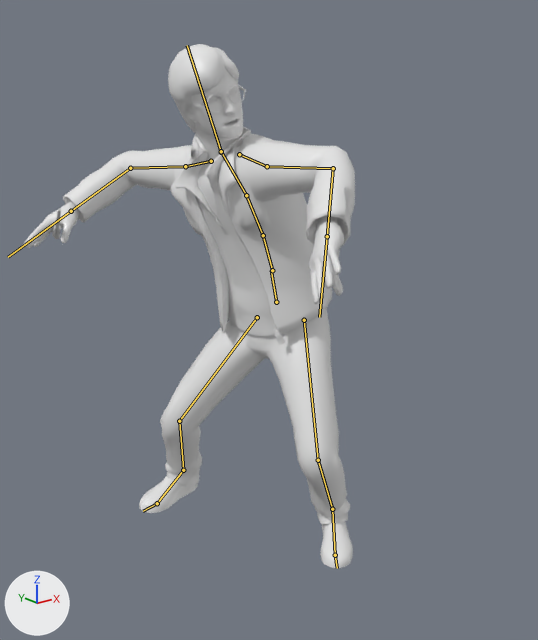
Two versions of the FBX model public/models/cast2.fbx, one commit apart.
Before and after are seen from a 50 mm lens placed at (-1.55, -2.0, 1.55), pointed at (-0.13, -0.23, 0.84). The axes (+X, +Y, +Z) are drawn at lower left. The lights are the same throughout. The picture after the commit comes second. Both versions are drawn at frame 29 of the action 'mixamo.com'; the numbers are the values there. The bones that change, and the others that lie on the model, are drawn over the model as lines.
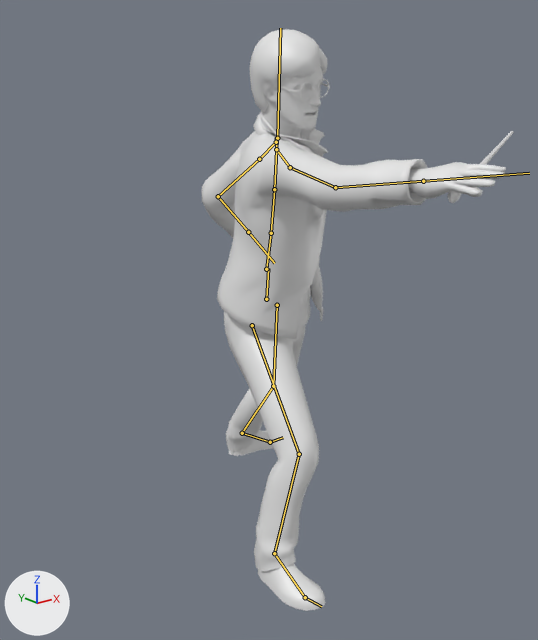
Patch to the scene script:
```diff
--- a/public/models/cast2.fbx.py
+++ b/public/models/cast2.fbx.py
@@ bone_mixamorig_hips @@
 bone_mixamorig_hips = bpy.data.objects['Armature'].pose.bones['mixamorig:Hips']
-bone_mixamorig_hips.location = (1.2, -13.8, 16.2)
-bone_mixamorig_hips.rotation_quaternion = (0.799, 0.005, -0.595, 0.086)  # degrees (-18, -72, 25)
+bone_mixamorig_hips.location = (0.2, -13.5, 11.8)
+bone_mixamorig_hips.rotation_quaternion = (0.971, 0.075, 0.222, 0.035)  # degrees (10, 25, 6)
@@ bone_mixamorig_spine @@
 bone_mixamorig_spine = bpy.data.objects['Armature'].pose.bones['mixamorig:Spine']  # child of 'mixamorig:Hips'
-bone_mixamorig_spine.rotation_quaternion = (0.996, 0.092, -0.016, 0.011)  # degrees (10, -2, 1)
+bone_mixamorig_spine.rotation_quaternion = (0.987, 0.047, 0.156, -0.017)  # degrees (5, 18, -1)
@@ bone_mixamorig_spine1 @@
 bone_mixamorig_spine1 = bpy.data.objects['Armature'].pose.bones['mixamorig:Spine1']  # child of 'mixamorig:Spine'
-bone_mixamorig_spine1.rotation_quaternion = (0.997, 0.062, -0.031, 0.026)  # degrees (7, -4, 3)
+bone_mixamorig_spine1.rotation_quaternion = (0.999, -0.016, 0.048, -0.002)  # degrees (-2, 6, 0)
@@ bone_mixamorig_spine2 @@
 bone_mixamorig_spine2 = bpy.data.objects['Armature'].pose.bones['mixamorig:Spine2']  # child of 'mixamorig:Spine1'
-bone_mixamorig_spine2.rotation_quaternion = (0.997, 0.062, -0.031, 0.026)  # degrees (7, -4, 3)
+bone_mixamorig_spine2.rotation_quaternion = (1.0, -0.014, 0.018, -0.002)  # degrees (-2, 2, 0)
@@ bone_mixamorig_neck @@
 bone_mixamorig_neck = bpy.data.objects['Armature'].pose.bones['mixamorig:Neck']  # child of 'mixamorig:Spine2'
-bone_mixamorig_neck.rotation_quaternion = (0.941, -0.092, 0.295, 0.138)  # degrees (-6, 35, 15)
+bone_mixamorig_neck.rotation_quaternion = (0.983, 0.092, -0.107, 0.121)  # degrees (9, -13, 13)
@@ bone_mixamorig_head @@
 bone_mixamorig_head = bpy.data.objects['Armature'].pose.bones['mixamorig:Head']  # child of 'mixamorig:Neck'
-bone_mixamorig_head.rotation_quaternion = (0.912, 0.123, 0.342, -0.192)  # degrees (7, 42, -21)
+bone_mixamorig_head.rotation_quaternion = (0.951, -0.158, -0.263, -0.026)  # degrees (-19, -31, 2)
@@ bone_mixamorig_leftshoulder @@
 bone_mixamorig_leftshoulder = bpy.data.objects['Armature'].pose.bones['mixamorig:LeftShoulder']  # child of 'mixamorig:Spine2'
-bone_mixamorig_leftshoulder.rotation_quaternion = (0.987, -0.033, 0.009, 0.159)  # degrees (-4, 2, 18)
+bone_mixamorig_leftshoulder.rotation_quaternion = (0.972, 0.156, 0.065, -0.165)  # degrees (17, 10, -18)
@@ bone_mixamorig_leftarm @@
 bone_mixamorig_leftarm = bpy.data.objects['Armature'].pose.bones['mixamorig:LeftArm']  # child of 'mixamorig:LeftShoulder'
-bone_mixamorig_leftarm.rotation_quaternion = (0.981, 0.071, -0.115, -0.141)  # degrees (10, -12, -17)
+bone_mixamorig_leftarm.rotation_quaternion = (0.951, 0.282, 0.021, -0.124)  # degrees (32, 6, -13)
@@ bone_mixamorig_leftforearm @@
 bone_mixamorig_leftforearm = bpy.data.objects['Armature'].pose.bones['mixamorig:LeftForeArm']  # child of 'mixamorig:LeftArm'
-bone_mixamorig_leftforearm.rotation_quaternion = (0.733, -0.018, 0.448, 0.512)  # degrees (36, 42, 84)
+bone_mixamorig_leftforearm.rotation_quaternion = (0.87, -0.041, 0.047, 0.49)  # degrees (-1, 7, 59)
@@ bone_mixamorig_rightshoulder @@
 bone_mixamorig_rightshoulder = bpy.data.objects['Armature'].pose.bones['mixamorig:RightShoulder']  # child of 'mixamorig:Spine2'
-bone_mixamorig_rightshoulder.rotation_quaternion = (0.986, -0.153, -0.059, 0.016)  # degrees (-18, -6, 3)
+bone_mixamorig_rightshoulder.rotation_quaternion = (0.985, -0.08, -0.043, -0.145)  # degrees (-8, -6, -16)
@@ bone_mixamorig_rightarm @@
 bone_mixamorig_rightarm = bpy.data.objects['Armature'].pose.bones['mixamorig:RightArm']  # child of 'mixamorig:RightShoulder'
-bone_mixamorig_rightarm.rotation_quaternion = (0.956, 0.019, 0.274, -0.103)  # degrees (-1, 32, -13)
+bone_mixamorig_rightarm.rotation_quaternion = (0.948, 0.089, 0.287, -0.107)  # degrees (7, 34, -11)
@@ bone_mixamorig_rightforearm @@
 bone_mixamorig_rightforearm = bpy.data.objects['Armature'].pose.bones['mixamorig:RightForeArm']  # child of 'mixamorig:RightArm'
-bone_mixamorig_rightforearm.rotation_quaternion = (0.845, 0.316, 0.108, -0.418)  # degrees (30, 26, -45)
+bone_mixamorig_rightforearm.rotation_quaternion = (0.978, -0.004, -0.064, -0.197)  # degrees (1, -7, -23)
@@ bone_mixamorig_leftupleg @@
 bone_mixamorig_leftupleg = bpy.data.objects['Armature'].pose.bones['mixamorig:LeftUpLeg']  # child of 'mixamorig:Hips'
-bone_mixamorig_leftupleg.rotation_quaternion = (0.936, 0.304, -0.168, 0.058)  # degrees (36, -20, 0)
+bone_mixamorig_leftupleg.rotation_quaternion = (0.941, 0.025, -0.309, 0.137)  # degrees (-3, -36, 17)
@@ bone_mixamorig_leftleg @@
 bone_mixamorig_leftleg = bpy.data.objects['Armature'].pose.bones['mixamorig:LeftLeg']  # child of 'mixamorig:LeftUpLeg'
-bone_mixamorig_leftleg.rotation_quaternion = (0.833, -0.546, -0.066, -0.059)  # degrees (-66, -10, -2)
+bone_mixamorig_leftleg.rotation_quaternion = (0.975, -0.19, -0.103, 0.045)  # degrees (-23, -11, 7)
@@ bone_mixamorig_leftfoot @@
 bone_mixamorig_leftfoot = bpy.data.objects['Armature'].pose.bones['mixamorig:LeftFoot']  # child of 'mixamorig:LeftLeg'
-bone_mixamorig_leftfoot.rotation_quaternion = (0.972, 0.232, -0.029, -0.023)  # degrees (27, -3, -3)
+bone_mixamorig_leftfoot.rotation_quaternion = (0.963, 0.027, -0.241, -0.12)  # degrees (7, -27, -16)
@@ bone_mixamorig_rightupleg @@
 bone_mixamorig_rightupleg = bpy.data.objects['Armature'].pose.bones['mixamorig:RightUpLeg']  # child of 'mixamorig:Hips'
-bone_mixamorig_rightupleg.rotation_quaternion = (0.906, 0.348, 0.11, -0.215)  # degrees (38, 20, -20)
+bone_mixamorig_rightupleg.rotation_quaternion = (0.847, 0.451, 0.241, -0.143)  # degrees (56, 33, -2)
@@ bone_mixamorig_rightleg @@
 bone_mixamorig_rightleg = bpy.data.objects['Armature'].pose.bones['mixamorig:RightLeg']  # child of 'mixamorig:RightUpLeg'
-bone_mixamorig_rightleg.rotation_quaternion = (0.879, -0.449, -0.162, -0.007)  # degrees (-55, -17, 8)
+bone_mixamorig_rightleg.rotation_quaternion = (0.891, -0.437, -0.124, 0.01)  # degrees (-53, -12, 7)
@@ bone_mixamorig_rightfoot @@
 bone_mixamorig_rightfoot = bpy.data.objects['Armature'].pose.bones['mixamorig:RightFoot']  # child of 'mixamorig:RightLeg'
-bone_mixamorig_rightfoot.rotation_quaternion = (0.97, 0.185, 0.129, 0.095)  # degrees (23, 12, 14)
+bone_mixamorig_rightfoot.rotation_quaternion = (0.998, 0.035, 0.05, 0.022)  # degrees (4, 6, 3)
```

What differs and where, as boxes [x1, y1, x2, y2] in the pictures (538 x 640 px):
'Cube', posed (6% narrower, 11% taller)
    before: [22, 44, 355, 568]
    after: [202, 29, 514, 611]
bone 'mixamorig:Hips', root to tip
    before: (276, 302) to (271, 270)
    after: (266, 299) to (268, 268)
bone 'mixamorig:Spine', root to tip
    before: (272, 270) to (263, 235)
    after: (266, 269) to (271, 233)
bone 'mixamorig:Spine1', root to tip
    before: (263, 235) to (246, 195)
    after: (271, 233) to (274, 189)
bone 'mixamorig:Spine2', root to tip
    before: (246, 195) to (222, 153)
    after: (274, 189) to (277, 139)
bone 'mixamorig:Neck', root to tip
    before: (221, 152) to (221, 151)
    after: (277, 138) to (277, 138)
bone 'mixamorig:Head', root to tip
    before: (221, 151) to (187, 45)
    after: (277, 138) to (280, 28)
bone 'mixamorig:LeftShoulder', root to tip
    before: (239, 154) to (267, 166)
    after: (276, 142) to (259, 159)
bone 'mixamorig:LeftArm', root to tip
    before: (267, 166) to (333, 168)
    after: (259, 159) to (218, 196)
bone 'mixamorig:LeftForeArm', root to tip
    before: (333, 168) to (327, 236)
    after: (218, 196) to (248, 232)
bone 'mixamorig:RightShoulder', root to tip
    before: (211, 161) to (185, 166)
    after: (276, 149) to (290, 167)
bone 'mixamorig:RightArm', root to tip
    before: (185, 166) to (130, 168)
    after: (290, 167) to (335, 187)
bone 'mixamorig:RightForeArm', root to tip
    before: (130, 168) to (71, 211)
    after: (335, 187) to (423, 181)
bone 'mixamorig:LeftUpLeg', root to tip
    before: (304, 320) to (318, 460)
    after: (277, 305) to (273, 386)
bone 'mixamorig:LeftLeg', root to tip
    before: (318, 460) to (332, 509)
    after: (273, 386) to (242, 433)
bone 'mixamorig:LeftFoot', root to tip
    before: (332, 509) to (335, 555)
    after: (242, 433) to (270, 442)
bone 'mixamorig:RightUpLeg', root to tip
    before: (257, 317) to (179, 421)
    after: (252, 325) to (299, 454)
bone 'mixamorig:RightLeg', root to tip
    before: (179, 421) to (183, 470)
    after: (299, 454) to (274, 553)
bone 'mixamorig:RightFoot', root to tip
    before: (183, 470) to (157, 503)
    after: (274, 553) to (305, 597)
